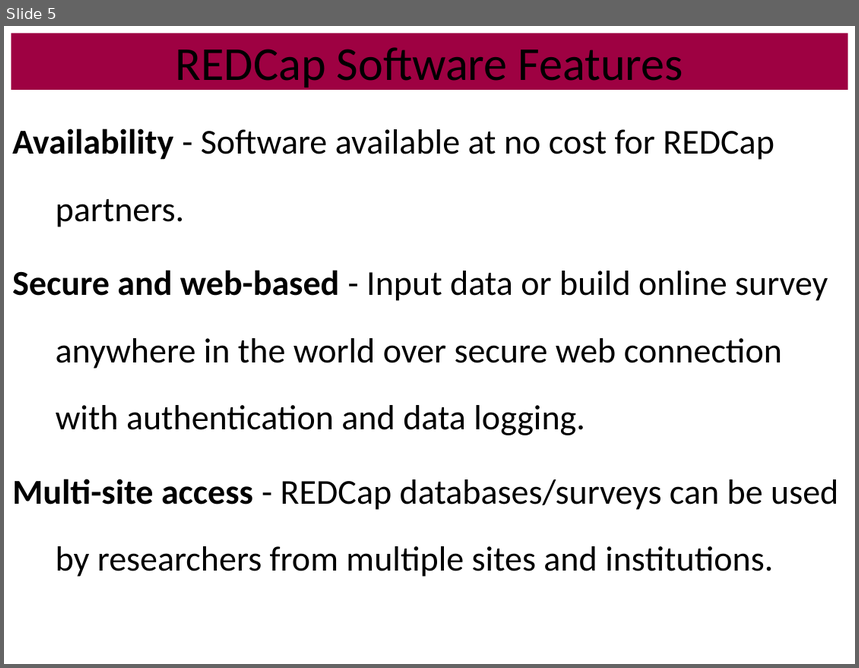
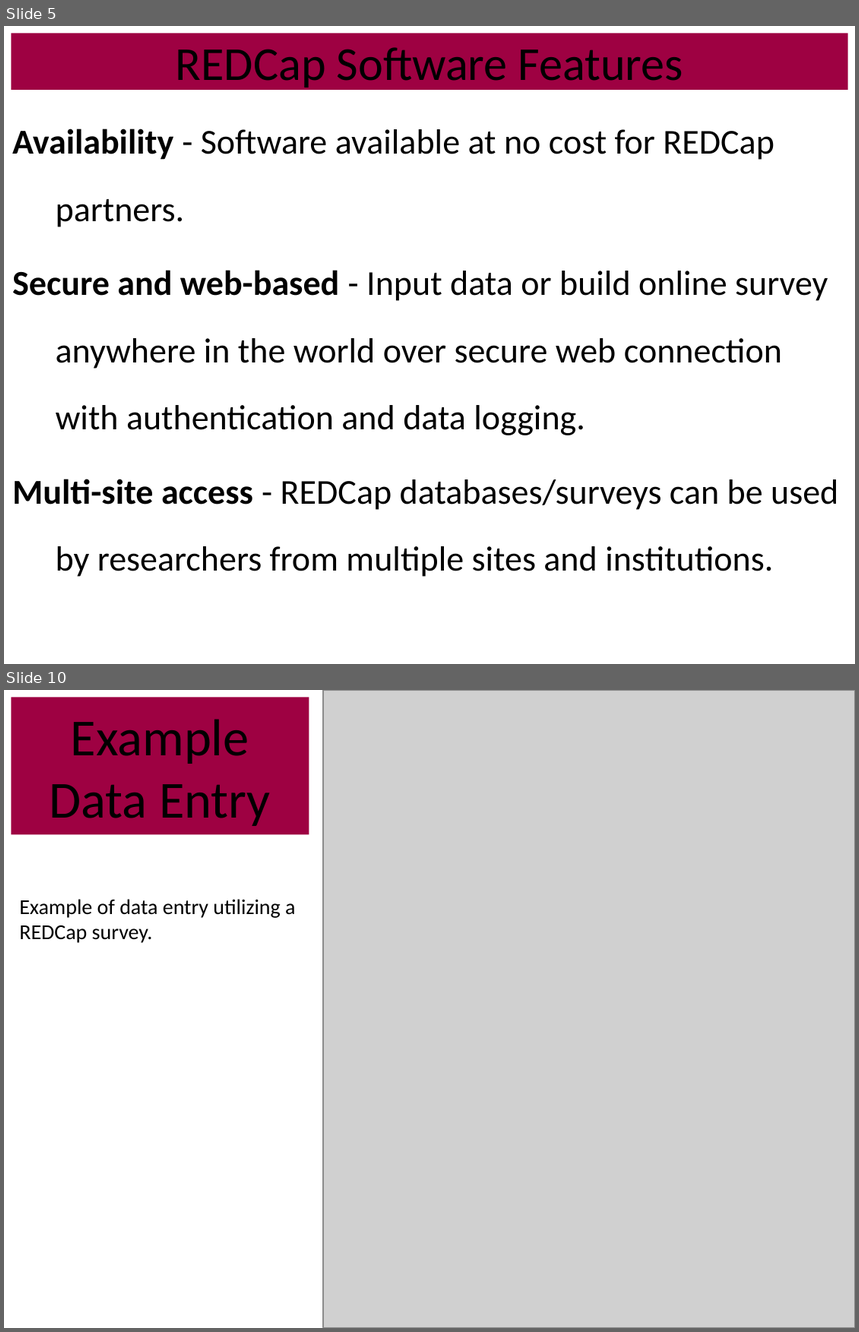
Before and after one commit to OuhscBbmc/RedcapExamplesAndPatterns, a slide deck: Publications/Presentation2013-11-R21HIV-RFBS Project design/REDCap-ThomasAndDavid.pptx. Shown one above the other, each under a label of ours: slide 5 before the commit, slides 5 and 10 after it; the slides between them are not shown. The pictures are 859x668 and 859x1332 pixels, drawn with LibreOffice and Linux fonts; fonts in the diff are those of the drawing; grey boxes stand for pictures. Boxes give left, top, right and bottom in pixels: in the first picture for what was removed or moved away, otherwise in the second. Text is boxed around its words. In the diff, an @@ line names an element or a change of style, - is before the commit and + after.

```diff
--- a/Publications/Presentation2013-11-R21HIV-RFBS Project design/REDCap-ThomasAndDavid.pptx
+++ b/Publications/Presentation2013-11-R21HIV-RFBS Project design/REDCap-ThomasAndDavid.pptx
@@ slide 10 added at (4, 690, 855, 1328), background #FFFFFF @@
@@ title added at (11, 697, 309, 834), fill #9E0142, 44 pt, text #000000 @@
+Example Data Entry
@@ picture added at (323, 690, 855, 1328) @@
@@ text added at (19, 899, 295, 943), 18 pt, text #000000 @@
+Example of data entry utilizing a REDCap survey.
```
Also in this commit, not shown: 3 slides changed, 2 other slides added.
